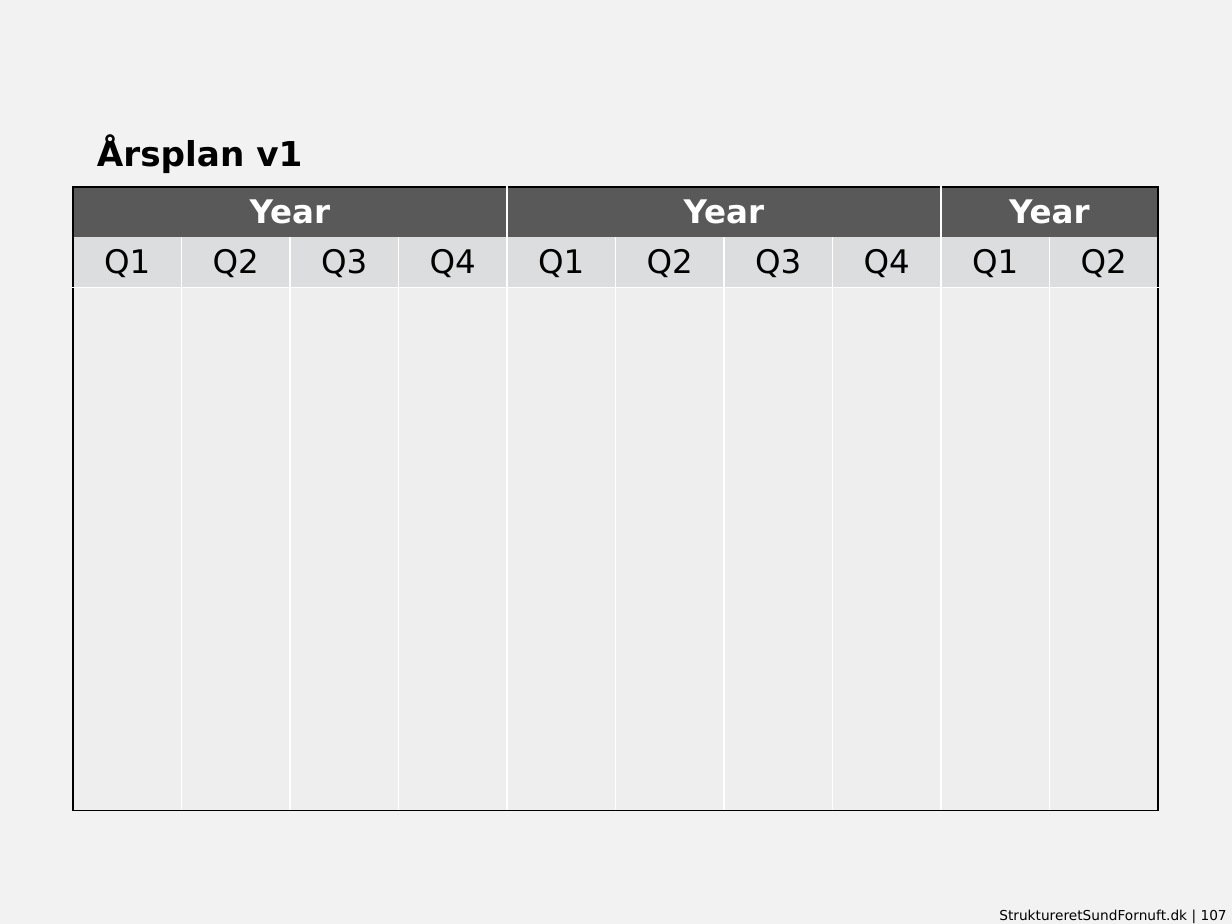
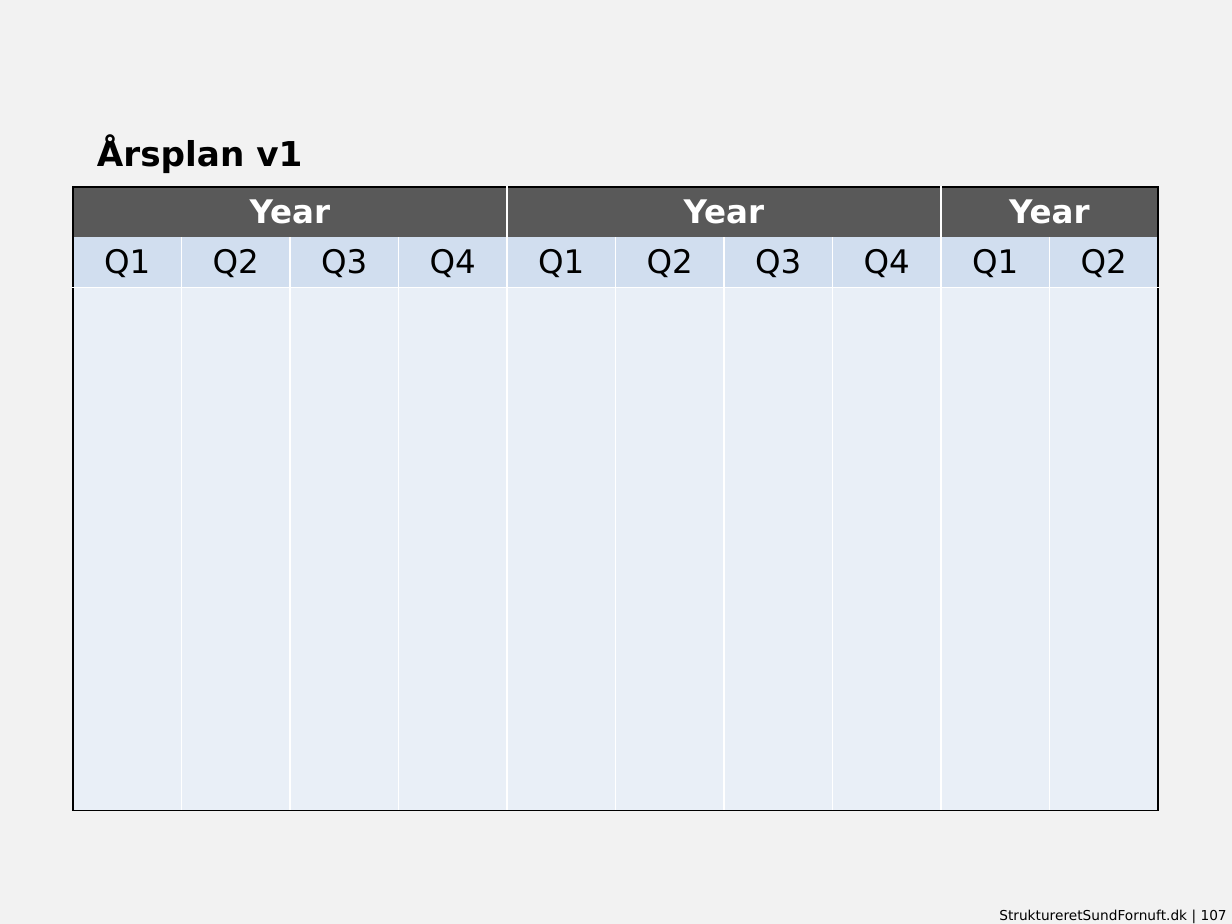
Before and after one commit to dannbleeker/SSF-Slide-Elements, a slide deck: slide 107 of template/library-4x3.pptx. Drawn at 1232x924 pixels with LibreOffice and Linux fonts; fonts in the diff are those of the drawing. Boxes give left, top, right and bottom in pixels: in the first picture for what was removed or moved away, otherwise in the second. Text is boxed around its words. In the diff, an @@ line names an element or a change of style, - is before the commit and + after.

```diff
--- a/template/library-4x3.pptx
+++ b/template/library-4x3.pptx
@@ table at <box>73,187,1157,809</box> @@
@@ fill #DBDDDE to #D2DEEF in row 2 @@
@@ fill #EEEFEF to #EAEFF7 in row 3 @@
```
Also in this commit, not shown: 25 other slides changed, 13 other files.
